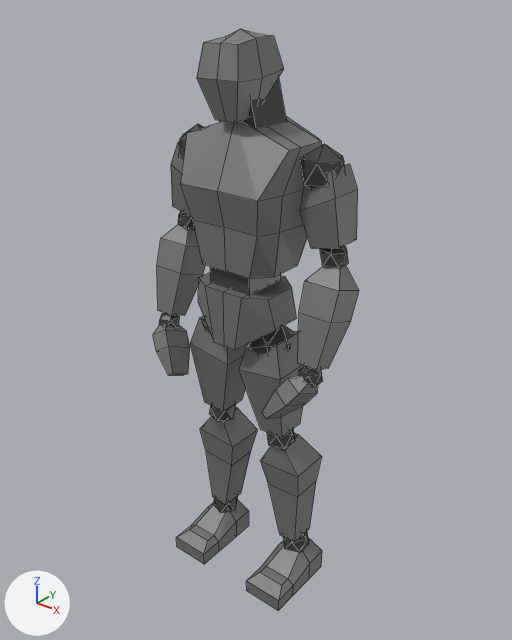
Renders of the Blender file Resources/Blender Models/Robot.blend from each side of a commit.
Both versions are drawn from a 50 mm camera at (4.37, -5.25, 6.61) aimed at (0.02, 0.19, 3.24). Lighting does not change. The marker at lower left points along +X, +Y and +Z. Mesh edges are drawn as thin lines.

Names of what the first picture shows: 'Chest', 'Foot', 'Foot.001', 'Head', 'Hips', 'LowerArm', 'LowerArm.001', 'LowerLeg', 'LowerLeg.001', 'Neck', 'UpperArm', 'UpperArm.001', 'UpperLeg', 'UpperLeg.001'.
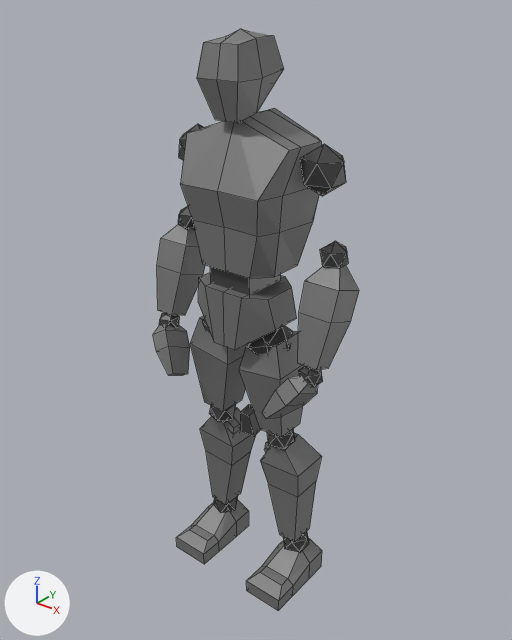
The newer file is also rescaled (x0.361), turned or shifted as a whole; pictures and numbers use the older file's frame.

Changed parts and their boxes [x1, y1, x2, y2] in the pictures (512 x 640 px):
'UpperArm', moved, rescaled
    before: [300, 164, 358, 249]
    after: [264, 441, 270, 452]
'Neck', moved, rescaled
    before: [219, 78, 286, 128]
    after: [240, 404, 261, 436]
'UpperArm.001', moved, rescaled
    before: [171, 142, 192, 217]
    after: [226, 418, 241, 437]

The change in detail:
me_cube_002 has 8 vertices, 6 faces and spans x -1.17..1.17, y -1.0..1.0, z -1.0..1.0.
me_cube_002 is used by ob_neck; location (0.01, 0.14, 5.43); rotation (0.17, 0.0, 0.0), in degrees (10, 0, 0); scale (-0.226, -0.226, -0.413).
me_cube_002 part 1: the whole mesh is scaled about its middle by (-0.0815, -0.0815, -0.149).
me_cube_006 has 12 vertices, 10 faces and spans x -1.19..1.43, y -1.26..1.26, z -1.22..1.0.
me_cube_006 is used by ob_upperarm; location (0.88, 0.25, 4.62); rotation (0.0, -0.133, 0.0), in degrees (0, -7.6, 0); scale (-0.154, -0.154, -0.342).
me_cube_006 part 2: the whole mesh is scaled about the mesh origin by (-0.0555, -0.0555, -0.123).
me_cube_016 has 12 vertices, 10 faces and spans x -1.56..1.63, y -1.26..1.26, z -1.24..1.12.
me_cube_016 is used by ob_upperarm_001; location (-0.87, 0.25, 4.63); rotation (0.0, -0.133, 0.0), in degrees (0, -7.6, 0); scale (-0.154, -0.154, -0.342).
me_cube_016 part 3: the whole mesh is scaled about the mesh origin by (-0.0555, -0.0555, -0.123).
Object 'Neck' (ob_neck) moves from (0.01, 0.14, 5.43) to (0.0, 0.1, 1.98).
Object 'Neck' (ob_neck) is rescaled from (-0.226, -0.226, -0.413) to (1.0, 1.0, 1.0).
Object 'UpperArm' (ob_upperarm) moves from (0.88, 0.25, 4.62) to (0.32, 0.14, 1.69).
Object 'UpperArm' (ob_upperarm) is rescaled from (-0.154, -0.154, -0.342) to (1.0, 1.0, 1.0).
Object 'UpperArm.001' (ob_upperarm_001) moves from (-0.87, 0.25, 4.63) to (-0.31, 0.14, 1.7).
Object 'UpperArm.001' (ob_upperarm_001) is rescaled from (-0.154, -0.154, -0.342) to (1.0, 1.0, 1.0).
